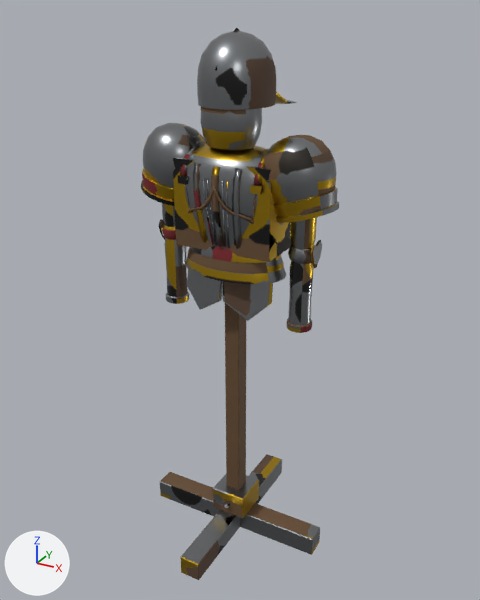
The Blender file Assets/Models/ArtBible/Items/Late/ParadeArmourOnItsStand/ParadeArmourOnItsStand.blend as it was, and as the next commit left it.
Rendered twice from a 50 mm lens placed at (1.072, -1.916, 1.962), pointed at (0.006, 0.022, 0.992). The axes (+X, +Y, +Z) are drawn at lower left. The lights are the same throughout. The picture after the commit comes second.

The first picture shows 'ParadeArmourOnItsStand'.
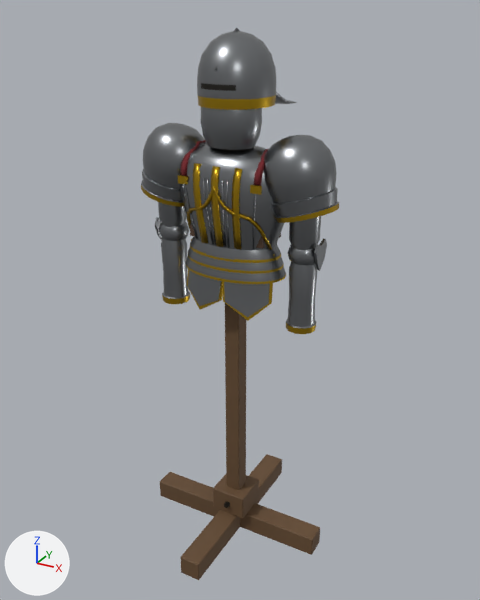
Pixel boxes [x1, y1, x2, y2] of what changed, in the pictures (480 x 600 px; the box of a moved part takes in the faces that stretch with it):
part 1 of me_paradearmouronitsstand, added: after [190, 224, 281, 249]
part 2 of me_paradearmouronitsstand, added: after [155, 217, 162, 241]
part 3 of me_paradearmouronitsstand, added: after [314, 238, 327, 271]
part 4 of me_paradearmouronitsstand, moved or reshaped: before [159, 158, 322, 333]; after [158, 163, 321, 334]
part 5 of me_paradearmouronitsstand, surface changed: [141, 28, 339, 579] in both

The change, as a diff of the scene's bpy script:
```diff
--- a/Assets/Models/ArtBible/Items/Late/ParadeArmourOnItsStand/ParadeArmourOnItsStand.blend.py
+++ b/Assets/Models/ArtBible/Items/Late/ParadeArmourOnItsStand/ParadeArmourOnItsStand.blend.py
@@ me_paradearmouronitsstand @@
 # used by ob_paradearmouronitsstand; location = (0.0, 0.0, 0.0)
-me_paradearmouronitsstand.from_pydata(...)  # 2119 vertices, 1981 faces; spans x -0.37..0.37, y -0.36..0.36, z 0.0..1.91
+me_paradearmouronitsstand.from_pydata(...)  # 2155 vertices, 2011 faces; spans x -0.37..0.37, y -0.36..0.36, z 0.0..1.91
+# me_paradearmouronitsstand part 1: a new loose piece, a box spanning x -0.14..0.14, y -0.07..0.07, z 1.24..1.48, in mat_paradearmouronitsstand
+# me_paradearmouronitsstand part 2: the loose piece of 16 vertices spanning x -0.3..-0.29, y -0.03..0.05, z 1.18..1.26 is copied, and the copy is moved by (-0.01, 0.0, 0.0); it spans x -0.32..-0.31, y -0.04..0.06, z 1.17..1.27
+# me_paradearmouronitsstand part 3: the loose piece of 16 vertices spanning x 0.29..0.3, y -0.03..0.05, z 1.18..1.26 is copied, and the copy is moved by (0.01, 0.0, 0.0); it spans x 0.31..0.32, y -0.04..0.06, z 1.17..1.27
+# me_paradearmouronitsstand part 4: 182 vertices moved from x -0.3..0.3, y -0.11..0.05, z 0.95..1.46 to x -0.31..0.31, y -0.11..0.06, z 0.95..1.46; 82 vertices removed from x -0.3..0.3, y -0.1..0.1, z 1.18..1.51; 78 vertices added at x -0.31..0.31, y -0.13..0.04, z 1.17..1.51
+# me_paradearmouronitsstand part 5: 1582 kept faces spanning x -0.37..0.37, y -0.36..0.36, z 0.0..1.91 get new texture (UV) coordinates
 me_paradearmouronitsstand.materials.append(mat_paradearmouronitsstand)
```
